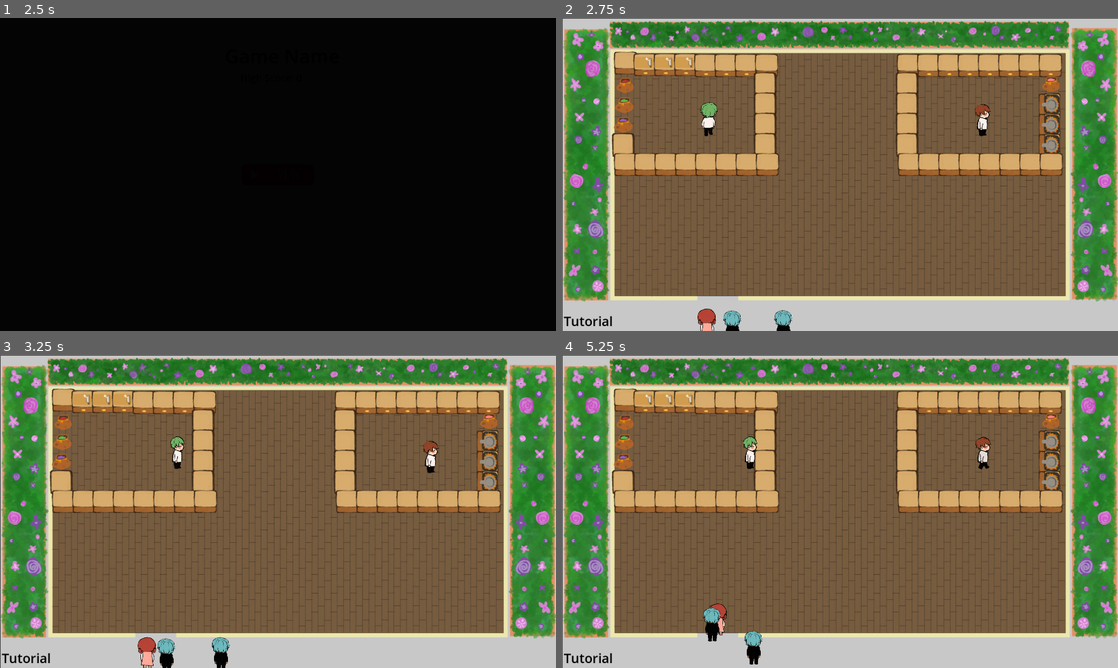
Above: before the commit, frames 1-4 (two rows, left to right).
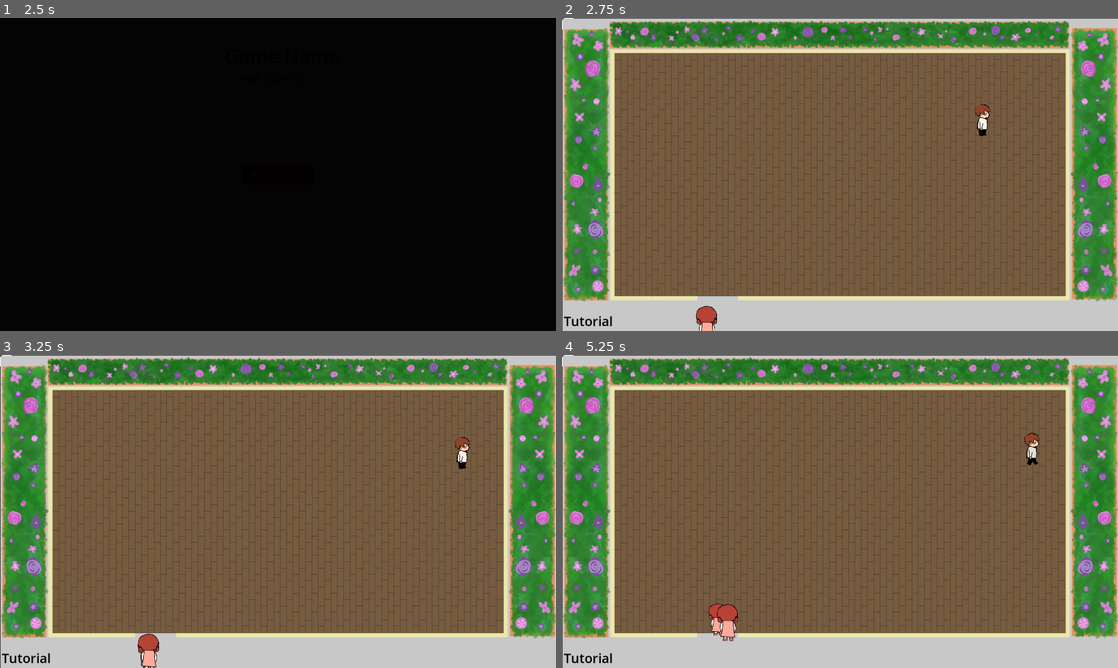
Above: after the commit, the same moments.

Repository: k1404635/Summer-Game-2024
Game: Godot game, scene res://Scenes/main_menu.tscn
Same seed, same stepped clock (60 frames per second), same inputs: the game is played once before the commit and once after it.
Inputs (mouse positions are in pixels of both pictures, inside the frame that each line leads up to):
- Up to frame 1 (2.5 s): click (278, 174) at 0.5 s; click (278, 174) at 1.25 s; tap Enter at 2 s; hold D (MoveRight) from 2.03 s (still down); hold E (Switch Characters) from 2.03 s (still down); tap W (MoveUp) at 2.27 s
- Up to frame 2 (2.75 s): keep holding D (MoveRight); keep holding E (Switch Characters)
- Up to frame 3 (3.25 s): keep holding D (MoveRight); release E (Switch Characters) at 2.78 s; tap E (Switch Characters) at 2.85 s; tap W (MoveUp) at 3.02 s
- Up to frame 4 (5.25 s): release D (MoveRight) at 3.53 s; hold A (MoveLeft) 3.53-4.28 s; hold E (Switch Characters) 3.53-4.28 s; hold D (MoveRight) from 4.28 s (still down); tap E (Switch Characters) at 4.35 s; tap W (MoveUp) at 4.52 s; hold E (Switch Characters) from 5.03 s (still down)

Frame 1 is identical in both runs. In frame 2, 12% of the frame differs, in the area x 0-91%, y 0-100%; in frame 3, 13%; in frame 4, 13%, in the area x 0-91%, y 0-99%.
Error after the commit: Invalid assignment of property or key 'position' with value of type 'Vector2' on a base object of type 'null instance'. (res://Scenes/main.tscn::GDScript_s5cgh…

Commit message:
Update main.tscn

Diff:
--- a/Scenes/main.tscn
+++ b/Scenes/main.tscn
@@ -1,12 +1,11 @@
-[gd_scene load_steps=25 format=3 uid="uid://big526h2iki81"]
-
-[ext_resource type="PackedScene" uid="uid://b80oxjmy8lgn6" path="res://Scenes/meat_player.tscn" id="1_m5qir"]
-[ext_resource type="PackedScene" uid="uid://duq70a0h3k6jg" path="res://Scenes/veg_player.tscn" id="2_efkfk"]
+[gd_scene load_steps=24 format=3 uid="uid://big526h2iki81"]
+
+[ext_resource type="PackedScene" path="res://Scenes/meat_player.tscn" id="1_m5qir"]
+[ext_resource type="PackedScene" uid="uid://blwkdu2tif2lp" path="res://veg_player.tscn" id="2_efkfk"]
 [ext_resource type="Script" path="res://Scripts/PowerUpTimer.gd" id="4_a5wk3"]
 [ext_resource type="Script" path="res://Scripts/PowerUpMenu.gd" id="6_664k3"]
 [ext_resource type="PackedScene" uid="uid://cjum8kqqtym2i" path="res://Scenes/npc1_going_in_path_1.tscn" id="9_j8dnx"]
-[ext_resource type="PackedScene" uid="uid://bw6fbqchaioo4" path="res://Scenes/npc_2_going_in_1.tscn" id="10_yrnxi"]
-[ext_resource type="PackedScene" uid="uid://dxgt275bl3byk" path="res://Scenes/npc_2_going_in_2.tscn" id="11_m2c7k"]
+[ext_resource type="PackedScene" uid="uid://im18q5jb77vl" path="res://Scenes/npc_1_going_in_2.tscn" id="10_dg3bm"]
 [ext_resource type="AudioStream" uid="uid://5jtbe4ww7vdf" path="res://Audio/Gameplay Track.mp3" id="17_2cbpq"]
 [ext_resource type="PackedScene" uid="uid://rub2cbpyxjqa" path="res://Scenes/GUI.tscn" id="18_46r3v"]
 [ext_resource type="Texture2D" uid="uid://d4m5625jiuboh" path="res://background.png" id="28_5i8s2"]
@@ -132,17 +131,6 @@
 [node name="MeatPlayer" parent="." instance=ExtResource("1_m5qir")]
 
 [node name="VegPlayer" parent="." instance=ExtResource("2_efkfk")]
-
-[node name="VegStaticBody2D" type="StaticBody2D" parent="."]
-
-[node name="VegActualCollision" type="CollisionPolygon2D" parent="VegStaticBody2D"]
-polygon = PackedVector2Array(250, 197, 665, 201, 666, 468, 247, 468, 185, 541, 742, 540, 745, 469, 730, 469, 734, 189, 742, 189, 745, 128, 180, 118, 181, 540, 248, 467)
-
-[node name="MeatStaticBody2D" type="StaticBody2D" parent="."]
-position = Vector2(976, -4)
-
-[node name="MeatActualCollision" type="CollisionPolygon2D" parent="MeatStaticBody2D"]
-polygon = PackedVector2Array(251, 204, 256, 472, 674, 469, 674, 204, 747, 134, 750, 545, 184, 544, 184, 132, 746, 132, 674, 204)
 
 [node name="UILayer" type="CanvasLayer" parent="."]
 visible = false
@@ -224,168 +212,171 @@
 visible = false
 polygon = PackedVector2Array(1, 972, 1, 1079, 1921, 1081, 1922, 972, 609, 974, 609, 959, 1920, 958, 1972, 1107, 245, 1101, -23, 1097, -21, 960)
 
-[node name="VegArea2D" type="Area2D" parent="."]
-
-[node name="VegChop1" type="CollisionShape2D" parent="VegArea2D"]
+[node name="VegStaticBody2D" type="StaticBody2D" parent="."]
+visible = false
+
+[node name="VegChop1" type="CollisionShape2D" parent="VegStaticBody2D"]
 position = Vector2(285.5, 160.5)
 shape = SubResource("RectangleShape2D_x1dai")
 
-[node name="VegChop2" type="CollisionShape2D" parent="VegArea2D"]
+[node name="VegChop2" type="CollisionShape2D" parent="VegStaticBody2D"]
 position = Vector2(356.25, 160.5)
 shape = SubResource("RectangleShape2D_fthwn")
 
-[node name="VegChop3" type="CollisionShape2D" parent="VegArea2D"]
+[node name="VegChop3" type="CollisionShape2D" parent="VegStaticBody2D"]
 position = Vector2(425.75, 161)
 shape = SubResource("RectangleShape2D_jvjuf")
 
-[node name="counter1" type="CollisionShape2D" parent="VegArea2D"]
+[node name="counter1" type="CollisionShape2D" parent="VegStaticBody2D"]
 position = Vector2(495, 163)
 shape = SubResource("RectangleShape2D_jvjuf")
 
-[node name="counter2" type="CollisionShape2D" parent="VegArea2D"]
+[node name="counter2" type="CollisionShape2D" parent="VegStaticBody2D"]
 position = Vector2(564, 162)
 shape = SubResource("RectangleShape2D_jvjuf")
 
-[node name="counter3" type="CollisionShape2D" parent="VegArea2D"]
+[node name="counter3" type="CollisionShape2D" parent="VegStaticBody2D"]
 position = Vector2(634, 164.75)
 shape = SubResource("RectangleShape2D_jvjuf")
 
-[node name="counter4" type="CollisionShape2D" parent="VegArea2D"]
+[node name="counter4" type="CollisionShape2D" parent="VegStaticBody2D"]
 position = Vector2(212.75, 434.5)
 shape = SubResource("RectangleShape2D_cy6pj")
 
-[node name="table1" type="CollisionShape2D" parent="VegArea2D"]
+[node name="table1" type="CollisionShape2D" parent="VegStaticBody2D"]
 position = Vector2(702.5, 224.5)
 shape = SubResource("RectangleShape2D_e17g2")
 
-[node name="table2" type="CollisionShape2D" parent="VegArea2D"]
+[node name="table2" type="CollisionShape2D" parent="VegStaticBody2D"]
 position = Vector2(701, 295)
 shape = SubResource("RectangleShape2D_e17g2")
 
-[node name="table3" type="CollisionShape2D" parent="VegArea2D"]
+[node name="table3" type="CollisionShape2D" parent="VegStaticBody2D"]
 position = Vector2(703, 366)
 shape = SubResource("RectangleShape2D_e17g2")
 
-[node name="table4" type="CollisionShape2D" parent="VegArea2D"]
+[node name="table4" type="CollisionShape2D" parent="VegStaticBody2D"]
 position = Vector2(703, 435)
 shape = SubResource("RectangleShape2D_e17g2")
 
-[node name="table5" type="CollisionShape2D" parent="VegArea2D"]
+[node name="table5" type="CollisionShape2D" parent="VegStaticBody2D"]
 position = Vector2(637, 505.5)
 shape = SubResource("RectangleShape2D_rbr7j")
 
-[node name="table6" type="CollisionShape2D" parent="VegArea2D"]
+[node name="table6" type="CollisionShape2D" parent="VegStaticBody2D"]
 position = Vector2(567, 506)
 shape = SubResource("RectangleShape2D_rbr7j")
 
-[node name="table7" type="CollisionShape2D" parent="VegArea2D"]
+[node name="table7" type="CollisionShape2D" parent="VegStaticBody2D"]
 position = Vector2(497, 506)
 shape = SubResource("RectangleShape2D_rbr7j")
 
-[node name="table8" type="CollisionShape2D" parent="VegArea2D"]
+[node name="table8" type="CollisionShape2D" parent="VegStaticBody2D"]
 position = Vector2(427, 507)
 shape = SubResource("RectangleShape2D_rbr7j")
 
-[node name="table9" type="CollisionShape2D" parent="VegArea2D"]
+[node name="table9" type="CollisionShape2D" parent="VegStaticBody2D"]
 position = Vector2(357, 507)
 shape = SubResource("RectangleShape2D_rbr7j")
 
-[node name="table10" type="CollisionShape2D" parent="VegArea2D"]
+[node name="table10" type="CollisionShape2D" parent="VegStaticBody2D"]
 position = Vector2(288, 507)
 shape = SubResource("RectangleShape2D_rbr7j")
 
-[node name="TomatoSack" type="CollisionShape2D" parent="VegArea2D"]
+[node name="TomatoSack" type="CollisionShape2D" parent="VegStaticBody2D"]
 position = Vector2(216.5, 229.5)
 shape = SubResource("RectangleShape2D_bkolx")
 
-[node name="CabbageSack" type="CollisionShape2D" parent="VegArea2D"]
+[node name="CabbageSack" type="CollisionShape2D" parent="VegStaticBody2D"]
 position = Vector2(217, 300)
 shape = SubResource("RectangleShape2D_bkolx")
 
-[node name="EggplantSack" type="CollisionShape2D" parent="VegArea2D"]
+[node name="EggplantSack" type="CollisionShape2D" parent="VegStaticBody2D"]
 position = Vector2(215.25, 366.75)
 shape = SubResource("RectangleShape2D_xkuvy")
 
-[node name="MeatArea2D" type="Area2D" parent="."]
-
-[node name="counter1" type="CollisionShape2D" parent="MeatArea2D"]
-position = Vector2(1266, 163)
-shape = SubResource("RectangleShape2D_jvjuf")
-
-[node name="counter2" type="CollisionShape2D" parent="MeatArea2D"]
-position = Vector2(1336, 163)
-shape = SubResource("RectangleShape2D_jvjuf")
-
-[node name="counter3" type="CollisionShape2D" parent="MeatArea2D"]
-position = Vector2(1406, 162)
-shape = SubResource("RectangleShape2D_jvjuf")
-
-[node name="counter4" type="CollisionShape2D" parent="MeatArea2D"]
-position = Vector2(1475, 164)
-shape = SubResource("RectangleShape2D_jvjuf")
-
-[node name="counter5" type="CollisionShape2D" parent="MeatArea2D"]
-position = Vector2(1546, 165)
-shape = SubResource("RectangleShape2D_jvjuf")
-
-[node name="counter6" type="CollisionShape2D" parent="MeatArea2D"]
-position = Vector2(1617, 165)
-shape = SubResource("RectangleShape2D_jvjuf")
-
-[node name="table1" type="CollisionShape2D" parent="MeatArea2D"]
-position = Vector2(1190, 226)
-shape = SubResource("RectangleShape2D_e17g2")
-
-[node name="table2" type="CollisionShape2D" parent="MeatArea2D"]
-position = Vector2(1190, 295)
-shape = SubResource("RectangleShape2D_e17g2")
-
-[node name="table3" type="CollisionShape2D" parent="MeatArea2D"]
-position = Vector2(1193, 365)
-shape = SubResource("RectangleShape2D_e17g2")
-
-[node name="table4" type="CollisionShape2D" parent="MeatArea2D"]
-position = Vector2(1193, 432)
-shape = SubResource("RectangleShape2D_e17g2")
-
-[node name="table5" type="CollisionShape2D" parent="MeatArea2D"]
-position = Vector2(1617, 504)
-shape = SubResource("RectangleShape2D_rbr7j")
-
-[node name="table6" type="CollisionShape2D" parent="MeatArea2D"]
-position = Vector2(1547, 502)
-shape = SubResource("RectangleShape2D_rbr7j")
-
-[node name="table7" type="CollisionShape2D" parent="MeatArea2D"]
-position = Vector2(1476, 502)
-shape = SubResource("RectangleShape2D_rbr7j")
-
-[node name="table8" type="CollisionShape2D" parent="MeatArea2D"]
-position = Vector2(1407, 503)
-shape = SubResource("RectangleShape2D_rbr7j")
-
-[node name="table9" type="CollisionShape2D" parent="MeatArea2D"]
-position = Vector2(1336, 503)
-shape = SubResource("RectangleShape2D_rbr7j")
-
-[node name="table10" type="CollisionShape2D" parent="MeatArea2D"]
-position = Vector2(1264, 503)
-shape = SubResource("RectangleShape2D_rbr7j")
-
-[node name="MeatSack" type="CollisionShape2D" parent="MeatArea2D"]
-position = Vector2(1686, 231)
+[node name="MeatStaticBody2D" type="StaticBody2D" parent="."]
+visible = false
+position = Vector2(976, -4)
+
+[node name="counter1" type="CollisionShape2D" parent="MeatStaticBody2D"]
+position = Vector2(290, 167)
+shape = SubResource("RectangleShape2D_jvjuf")
+
+[node name="counter2" type="CollisionShape2D" parent="MeatStaticBody2D"]
+position = Vector2(360, 167)
+shape = SubResource("RectangleShape2D_jvjuf")
+
+[node name="counter3" type="CollisionShape2D" parent="MeatStaticBody2D"]
+position = Vector2(430, 166)
+shape = SubResource("RectangleShape2D_jvjuf")
+
+[node name="counter4" type="CollisionShape2D" parent="MeatStaticBody2D"]
+position = Vector2(499, 168)
+shape = SubResource("RectangleShape2D_jvjuf")
+
+[node name="counter5" type="CollisionShape2D" parent="MeatStaticBody2D"]
+position = Vector2(570, 169)
+shape = SubResource("RectangleShape2D_jvjuf")
+
+[node name="counter6" type="CollisionShape2D" parent="MeatStaticBody2D"]
+position = Vector2(641, 169)
+shape = SubResource("RectangleShape2D_jvjuf")
+
+[node name="table1" type="CollisionShape2D" parent="MeatStaticBody2D"]
+position = Vector2(214, 230)
+shape = SubResource("RectangleShape2D_e17g2")
+
+[node name="table2" type="CollisionShape2D" parent="MeatStaticBody2D"]
+position = Vector2(214, 299)
+shape = SubResource("RectangleShape2D_e17g2")
+
+[node name="table3" type="CollisionShape2D" parent="MeatStaticBody2D"]
+position = Vector2(217, 369)
+shape = SubResource("RectangleShape2D_e17g2")
+
+[node name="table4" type="CollisionShape2D" parent="MeatStaticBody2D"]
+position = Vector2(217, 436)
+shape = SubResource("RectangleShape2D_e17g2")
+
+[node name="table5" type="CollisionShape2D" parent="MeatStaticBody2D"]
+position = Vector2(641, 508)
+shape = SubResource("RectangleShape2D_rbr7j")
+
+[node name="table6" type="CollisionShape2D" parent="MeatStaticBody2D"]
+position = Vector2(571, 506)
+shape = SubResource("RectangleShape2D_rbr7j")
+
+[node name="table7" type="CollisionShape2D" parent="MeatStaticBody2D"]
+position = Vector2(500, 506)
+shape = SubResource("RectangleShape2D_rbr7j")
+
+[node name="table8" type="CollisionShape2D" parent="MeatStaticBody2D"]
+position = Vector2(431, 507)
+shape = SubResource("RectangleShape2D_rbr7j")
+
+[node name="table9" type="CollisionShape2D" parent="MeatStaticBody2D"]
+position = Vector2(360, 507)
+shape = SubResource("RectangleShape2D_rbr7j")
+
+[node name="table10" type="CollisionShape2D" parent="MeatStaticBody2D"]
+position = Vector2(288, 507)
+shape = SubResource("RectangleShape2D_rbr7j")
+
+[node name="MeatSack" type="CollisionShape2D" parent="MeatStaticBody2D"]
+position = Vector2(710, 235)
 shape = SubResource("RectangleShape2D_101jn")
 
-[node name="Stove1" type="CollisionShape2D" parent="MeatArea2D"]
-position = Vector2(1684.25, 297.25)
+[node name="Stove1" type="CollisionShape2D" parent="MeatStaticBody2D"]
+position = Vector2(708.25, 301.25)
 shape = SubResource("RectangleShape2D_7kr0h")
 
-[node name="Stove2" type="CollisionShape2D" parent="MeatArea2D"]
-position = Vector2(1685, 367)
+[node name="Stove2" type="CollisionShape2D" parent="MeatStaticBody2D"]
+position = Vector2(709, 371)
 shape = SubResource("RectangleShape2D_7kr0h")
 
-[node name="Stove3" type="CollisionShape2D" parent="MeatArea2D"]
-position = Vector2(1686, 436)
+[node name="Stove3" type="CollisionShape2D" parent="MeatStaticBody2D"]
+position = Vector2(710, 440)
 shape = SubResource("RectangleShape2D_7kr0h")
 
 [node name="Label" type="Label" parent="."]
@@ -398,15 +389,12 @@
 theme_override_font_sizes/font_size = 45
 text = "Tutorial"
 
-[node name="NPC1_going_in_1" parent="." instance=ExtResource("9_j8dnx")]
-
-[node name="NPC2_going_in_1" parent="." instance=ExtResource("10_yrnxi")]
-z_index = 3
-
-[node name="NPC2_going_in_2" parent="." instance=ExtResource("11_m2c7k")]
-
 [node name="TileMap" type="TileMap" parent="."]
 position = Vector2(950, 475)
-tile_set = SubResource("TileSet_26pp8")
+tile_set = SubResource("TileSet_p0051")
 format = 2
 layer_0/tile_data = PackedInt32Array(-262154, 6094851, 8, -262153, 6094851, 8, -262151, 4063235, 9, -262150, 4063235, 9 …(875 unchanged characters)…
+
+[node name="NPC1_going_in_1" parent="." instance=ExtResource("9_j8dnx")]
+
+[node name="NPC1_going_in_2" parent="." instance=ExtResource("10_dg3bm")]
Not shown: 1 places in Scenes/main.tscn that only renumber resources
